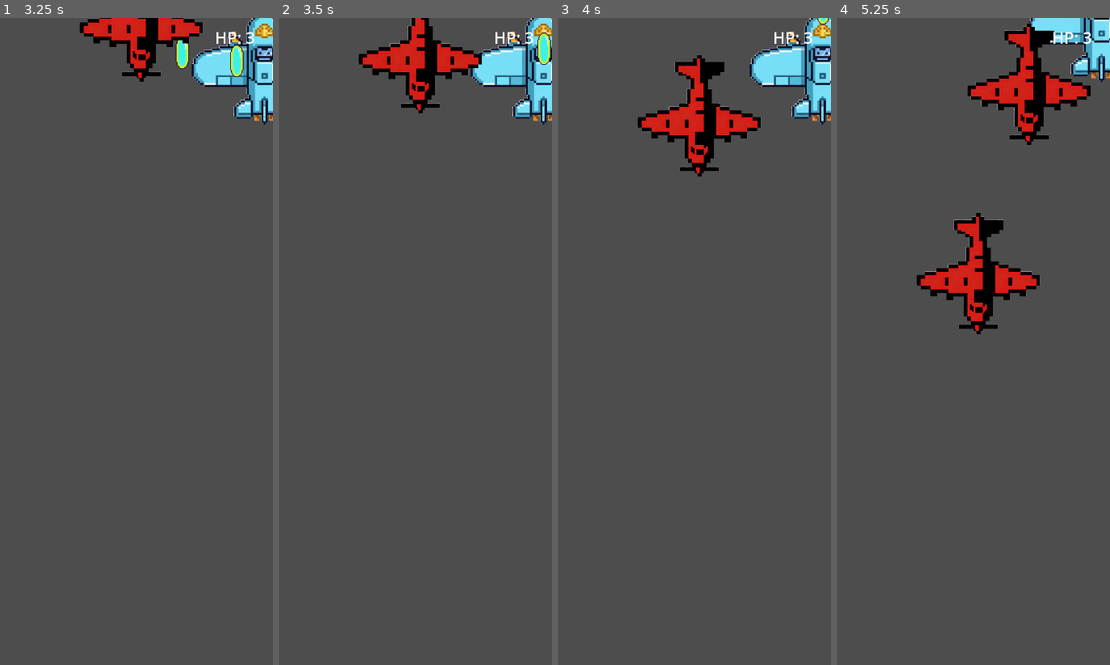
Above: before the commit, frames 1-4 (left to right).
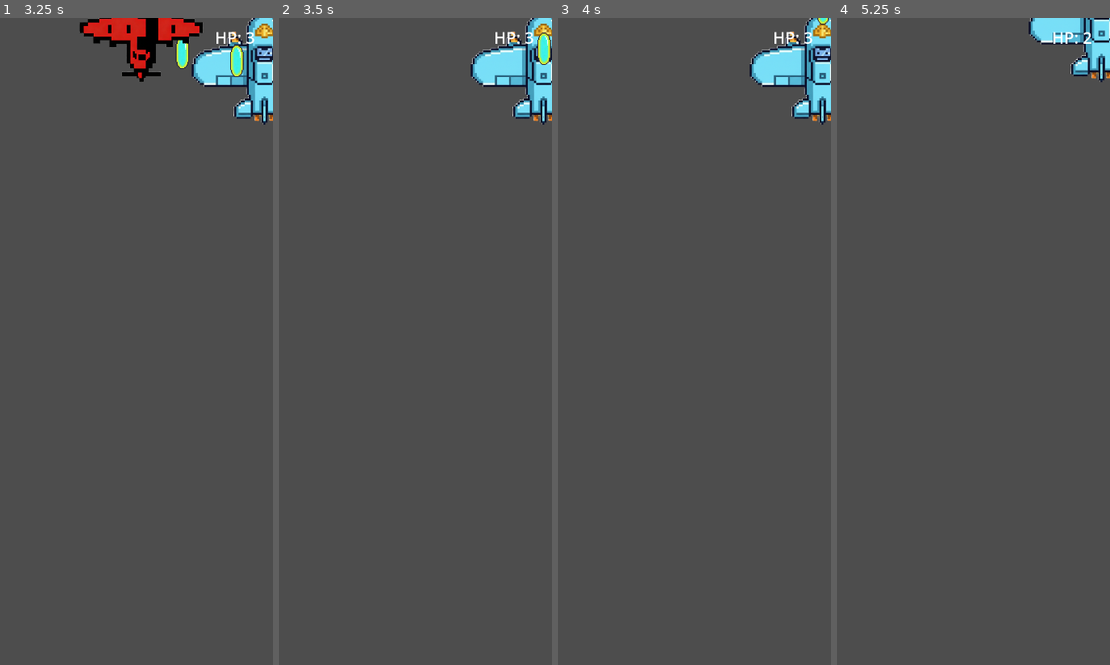
Above: after the commit, the same moments.

Repository: qingzhixing/plane-war
Game: Godot game, scene res://scenes/Main.tscn
Same seed, same stepped clock (60 frames per second), same inputs: the game is played once before the commit and once after it.
Inputs (mouse positions are in pixels of both pictures, inside the frame that each line leads up to):
- Up to frame 1 (3.25 s): move the mouse to (171, 309) at 0.52 s; click (171, 309) at 0.67 s; drag from (19, 373) to (101, 95) at 1.27 s; move the mouse to (128, 199) at 2.02 s; click (128, 199) at 2.17 s; drag from (73, 470) to (182, 225) at 2.77 s
- Up to frame 2 (3.5 s): no input
- Up to frame 3 (4 s): move the mouse to (757, 438) at 3.52 s; click (757, 438) at 3.67 s
- Up to frame 4 (5.25 s): drag from (outside the picture) to (978, 147) at 4.27 s; move the mouse to (946, 341) at 5.02 s; click (946, 341) at 5.17 s

Frame 1 is identical in both runs. In frame 2, 2.8% of the frame differs, in the area x 28-75%, y 0-15%; in frame 3, 3.2%; in frame 4, 6.5%, in the area x 29-94%, y 0-49%.

Commit message:
🎨 UPDATE: Replace CollisionShape2D with CollisionPolygon2D for Player and EnemyBasic01 scenes

Diff:
--- a/scenes/Player.tscn
+++ b/scenes/Player.tscn
@@ -1,12 +1,8 @@
-[gd_scene load_steps=5 format=3 uid="uid://drk5g4eslf2h3"]
+[gd_scene load_steps=4 format=3 uid="uid://drk5g4eslf2h3"]
 
 [ext_resource type="Script" uid="uid://b3aigm1lpksqa" path="res://scripts/player.gd" id="1_p0vlq"]
 [ext_resource type="PackedScene" uid="uid://du8esn7dxfruf" path="res://scenes/bullets/PlayerBullet.tscn" id="2_3li8b"]
 [ext_resource type="Texture2D" uid="uid://dgocjs7westlh" path="res://art/player/player_ship_base.png" id="2_v6fml"]
-
-[sub_resource type="CapsuleShape2D" id="CapsuleShape2D_v6fml"]
-radius = 21.07779
-height = 70.0
 
 [node name="Player" type="CharacterBody2D"]
 script = ExtResource("1_p0vlq")
@@ -17,7 +13,6 @@
 scale = Vector2(0.4, 0.38)
 texture = ExtResource("2_v6fml")
 
-[node name="CollisionShape2D" type="CollisionShape2D" parent="."]
-position = Vector2(-1, -5)
-scale = Vector2(0.9963092, 1)
-shape = SubResource("CapsuleShape2D_v6fml")
+[node name="CollisionPolygon2D" type="CollisionPolygon2D" parent="."]
+position = Vector2(0, -1)
+polygon = PackedVector2Array(39, 34, 120, 37, 142, 15, 143, -7, 120, -34, 34, -46, 31, -86, 8, -110, -10, -110, -32, -85, -36, -46, -126, -29, -143, -7, -142, 13, -122, 34, -35, 35, -25, 89, 23, 90, 34, 35, 34, 35)
--- a/scenes/enemies/EnemyBasic01.tscn
+++ b/scenes/enemies/EnemyBasic01.tscn
@@ -1,11 +1,7 @@
-[gd_scene load_steps=4 format=3 uid="uid://enemybasic01"]
+[gd_scene load_steps=3 format=3 uid="uid://enemybasic01"]
 
 [ext_resource type="Script" uid="uid://d3lm60pm8ir82" path="res://scripts/enemy_basic.gd" id="1_eb01"]
 [ext_resource type="Texture2D" uid="uid://cbbujfsfctoh0" path="res://art/enemies/enemy_basic_01.png" id="2_ebtex"]
-
-[sub_resource type="CapsuleShape2D" id="CapsuleShape2D_jkybx"]
-radius = 53.0
-height = 178.0
 
 [node name="EnemyBasic01" type="Area2D"]
 script = ExtResource("1_eb01")
@@ -16,7 +12,7 @@
 scale = Vector2(0.14053592, 0.14053592)
 texture = ExtResource("2_ebtex")
 
-[node name="CollisionShape2D" type="CollisionShape2D" parent="."]
-shape = SubResource("CapsuleShape2D_jkybx")
+[node name="CollisionPolygon2D" type="CollisionPolygon2D" parent="."]
+polygon = PackedVector2Array(31, 41, 118, 18, 118, 3, 24, -25, 14, -76, 47, -93, 47, -109, -49, -109, -49, -89, -17, -75, -23, -28, -121, 0, -122, 21, -26, 40, -25, 81, 0, 116, 28, 75)
 
 [connection signal="body_entered" from="." to="." method="_on_body_entered"]
